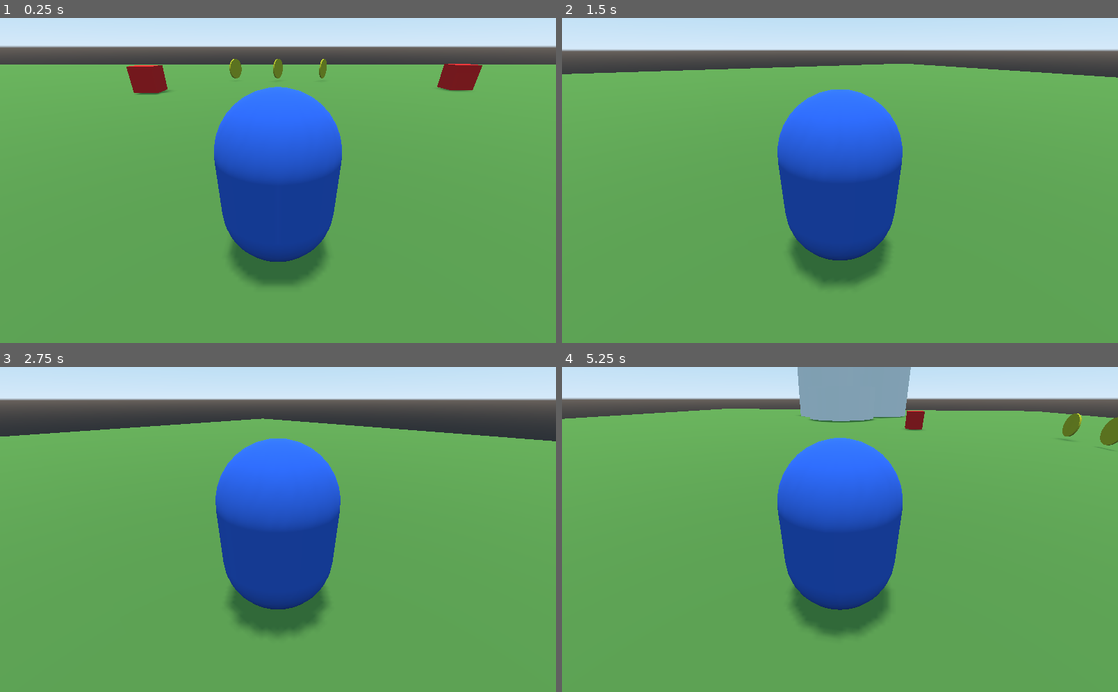
Above: before the commit, frames 1-4 (two rows, left to right).
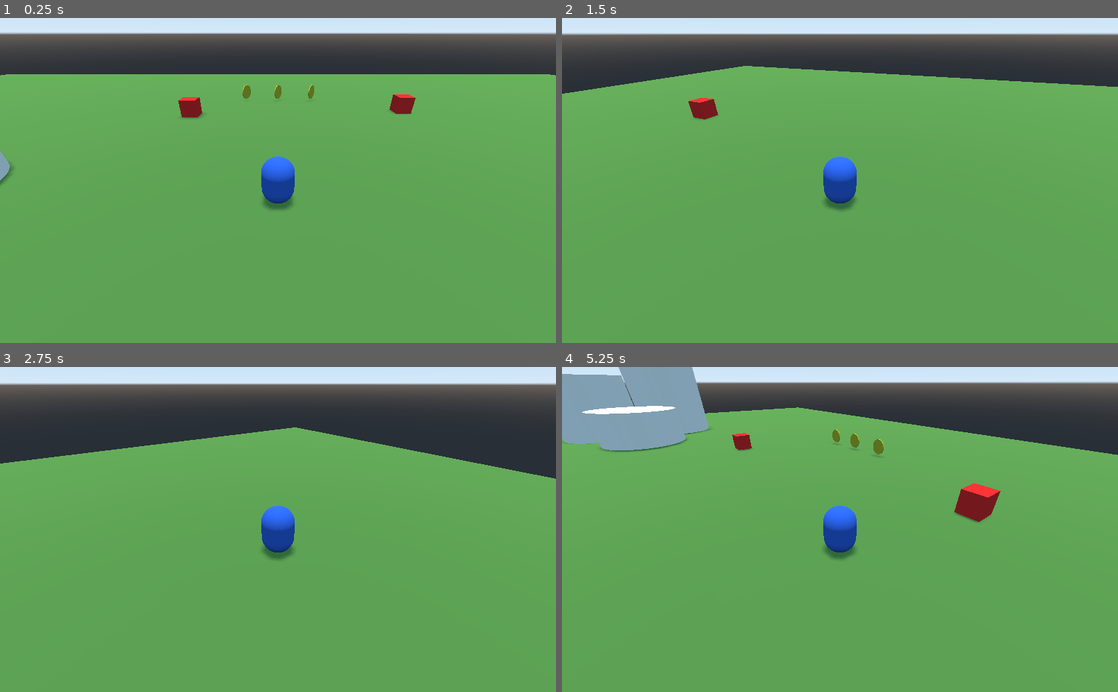
Above: after the commit, the same moments.

Repository: Aledrao/aprendendo
Game: Godot game, scene res://scenario.tscn
Two runs of this game, one before a commit and one after it. Both use one fixed random seed, a clock stepped at 60 frames per second and the inputs below.
Inputs:
- Up to frame 1 (0.25 s): no input
- Up to frame 2 (1.5 s): hold Right (ui_right) 0.53-1.28 s; hold Down (ui_down) from 1.28 s (still down)
- Up to frame 3 (2.75 s): release Down (ui_down) at 2.03 s; hold Right (ui_right) from 2.03 s (still down)
- Up to frame 4 (5.25 s): release Right (ui_right) at 2.78 s; hold Up (ui_up) 2.78-3.53 s; hold Left (ui_left) 3.53-5.03 s; hold Down (ui_down) from 5.03 s (still down)

The runs differ from the first frame. In frame 1, 22% of the frame differs, in the area x 0-100%, y 4-83%; in frame 2, 22%; in frame 3, 25%; in frame 4, 29%, in the area x 0-100%, y 0-83%.

Commit message:
inicio da criação do inimigo que persegue

Diff:
--- a/Camera.gd
+++ b/Camera.gd
@@ -1,7 +1,7 @@
 extends Camera
 
-export var distance = 4.0
-export var height = 2.0
+export var distance = 14.0
+export var height = 7.5
 
 func _ready():
 	set_physics_process(true)
--- a/character.tscn
+++ b/character.tscn
@@ -16,7 +16,7 @@
 [node name="target" type="Spatial" parent="."]
 
 [node name="Camera" type="Camera" parent="target"]
-transform = Transform( 1, 0, 0, 0, 0.946739, 0.322001, 0, -0.322001, 0.946739, 0, 3.94023, 7.01081 )
+transform = Transform( 1, 0, 0, 0, 0.996043, -0.0888771, 0, 0.0888771, 0.996043, 0, 3.94023, 16.4051 )
 doppler_tracking = 2
 script = ExtResource( 2 )
 
--- /dev/null
+++ b/inimigo_persegue.tscn
@@ -0,0 +1,24 @@
+[gd_scene load_steps=5 format=2]
+
+[sub_resource type="CylinderShape" id=1]
+
+[sub_resource type="CylinderMesh" id=2]
+
+[sub_resource type="SpatialMaterial" id=3]
+albedo_color = Color( 0.47451, 0.313726, 0.0392157, 1 )
+
+[sub_resource type="CylinderShape" id=4]
+height = 1.37571
+
+[node name="StaticBody" type="StaticBody"]
+
+[node name="CollisionShape" type="CollisionShape" parent="."]
+shape = SubResource( 1 )
+
+[node name="MeshInstance" type="MeshInstance" parent="."]
+mesh = SubResource( 2 )
+material/0 = SubResource( 3 )
+
+[node name="CollisionShape2" type="CollisionShape" parent="."]
+transform = Transform( 15.0255, 0, 0, 0, 3.30543, 0, 0, 0, 15.0255, 0, 1.64637, 0 )
+shape = SubResource( 4 )
